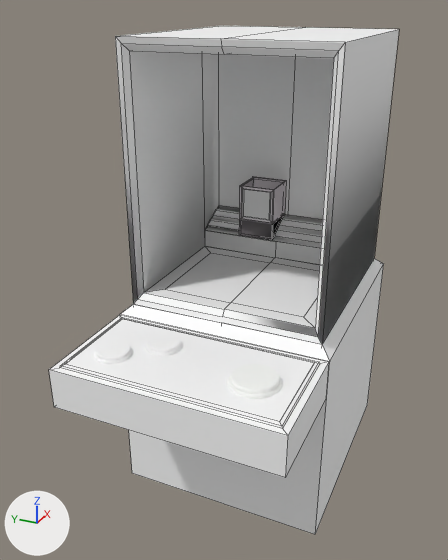
Two versions of the FBX model claw machine2.fbx, one commit apart.
One viewpoint serves both versions: a 50 mm camera at (-2.92, -1.1, 1.64) aimed at (-0.26, 0.1, 0.32). The lights are fixed; the arrows at lower left show +X, +Y and +Z. Mesh edges are drawn as thin lines on the coarser meshes. Where no turn or scale is listed for an object, it has been applied to the vertices.

The first picture shows 'button exit', 'button help', 'button options', 'caisse', 'caisse verre', 'help base', 'machine', 'pente', 'rails'.
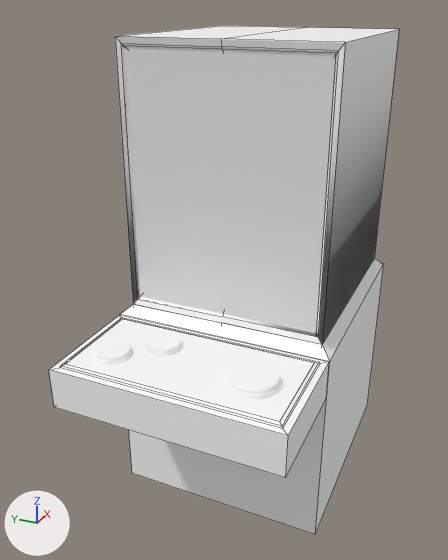
Where the change shows, as pixel boxes [x1, y1, x2, y2] in the pictures (448 x 560 px):
'verre machine', added: after [124, 46, 336, 333]
'pente', unchanged, covered by the edit: before [205, 205, 323, 265]
'caisse', unchanged, covered by the edit: before [239, 176, 286, 240]

The change, as a diff of the scene's bpy script:
```diff
--- a/claw machine2.fbx.py
+++ b/claw machine2.fbx.py
@@ me_cube_010 @@
+me_cube_010.from_pydata([(-0.469, -0.454, 1.431), (-0.469, 0.454, 1.431), (-0.469, -0.454, 0.265), (-0.469, 0.454, 0.265), (-0.483, -0.466, 0.23), (-0.483, -0.466, 1.45), (-0.483, 0.483, 1.45), (-0.483, 0.483, 0.23)], [], [(3, 1, 0, 2), (7, 4, 5, 6), (3, 2, 4, 7), (2, 0, 5, 4), (0, 1, 6, 5), (1, 3, 7, 6)])
+me_cube_010.materials.append(mat_verre)  # its picture is missing
@@ ob_verre_machine @@
+ob_verre_machine = bpy.data.objects.new('verre machine', me_cube_010)
+ob_verre_machine.location = (0.0, 0.0, 0.0)
```
